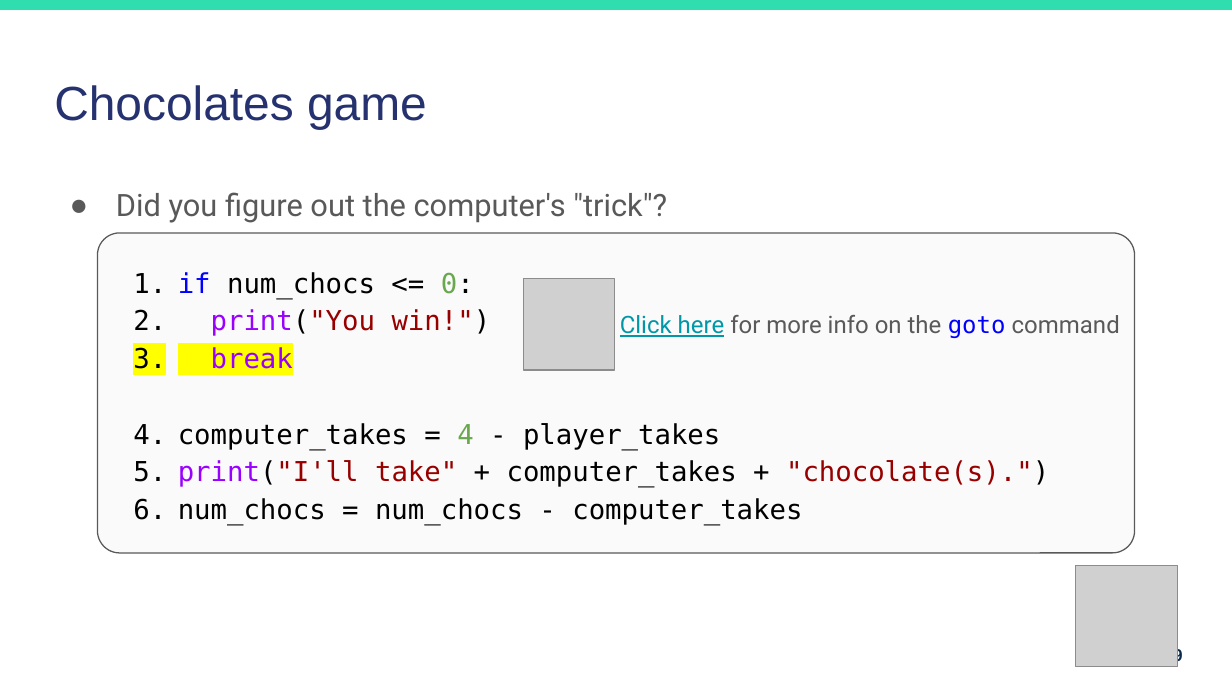
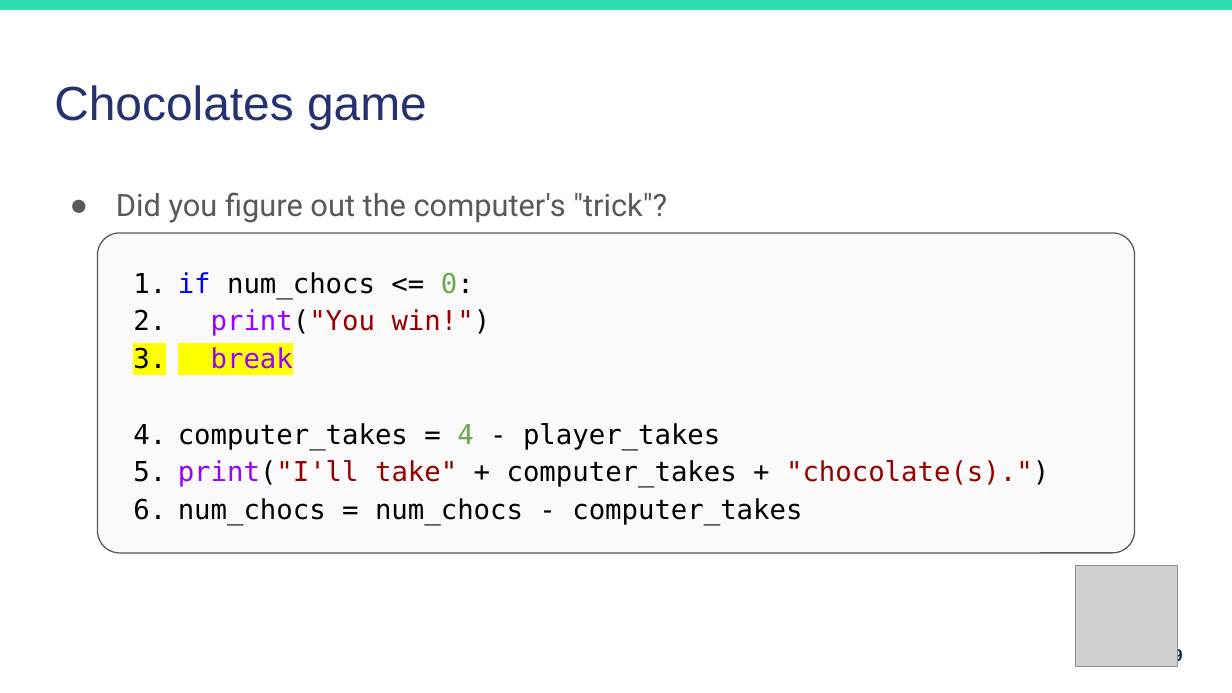
Before and after one commit to duari132/6iec-intermediate-coding, a slide deck: slide 59 of Lesson-2-Integers-and-Strings/Lesson-2-Integers-and-Strings.pptx. Drawn at 1232x693 pixels with LibreOffice and Linux fonts; fonts in the diff are those of the drawing; grey boxes stand for pictures. Boxes give left, top, right and bottom in pixels: in the first picture for what was removed or moved away, otherwise in the second. Text is boxed around its words. In the diff, an @@ line names an element or a change of style, - is before the commit and + after.

```diff
--- a/Lesson-2-Integers-and-Strings/Lesson-2-Integers-and-Strings.pptx
+++ b/Lesson-2-Integers-and-Strings/Lesson-2-Integers-and-Strings.pptx
@@ picture removed at bbox=[524, 278, 615, 370] @@
@@ text removed at bbox=[620, 315, 1120, 338] @@
-Click here for more info on the goto command
```
Also in this commit, not shown: 5 other slides changed.
